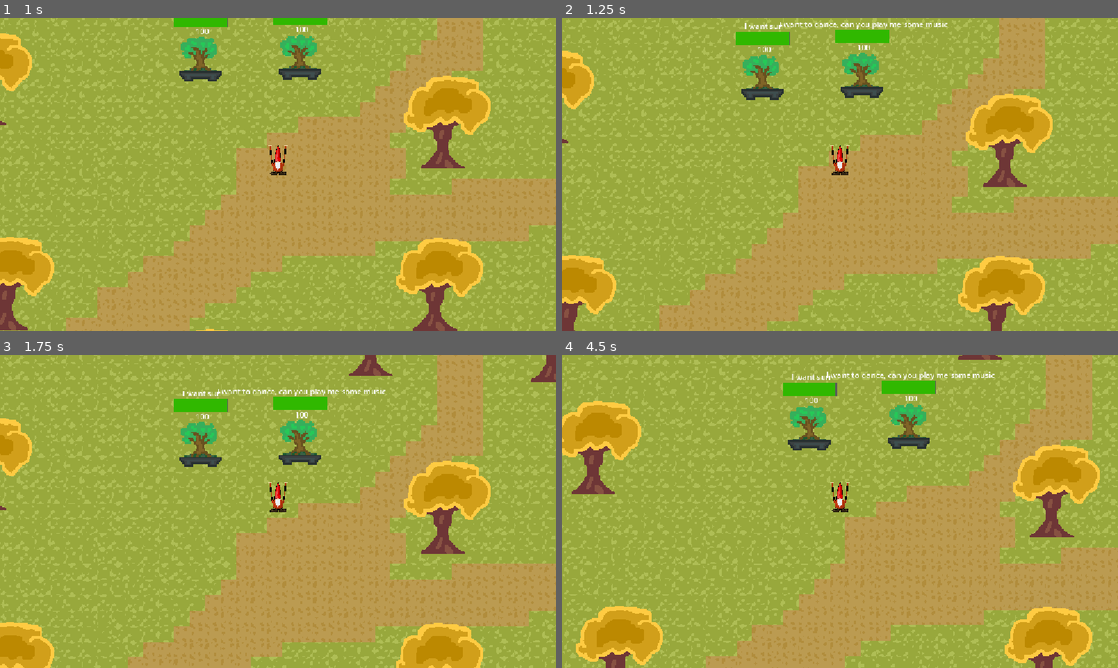
Above: before the commit, frames 1-4 (two rows, left to right).
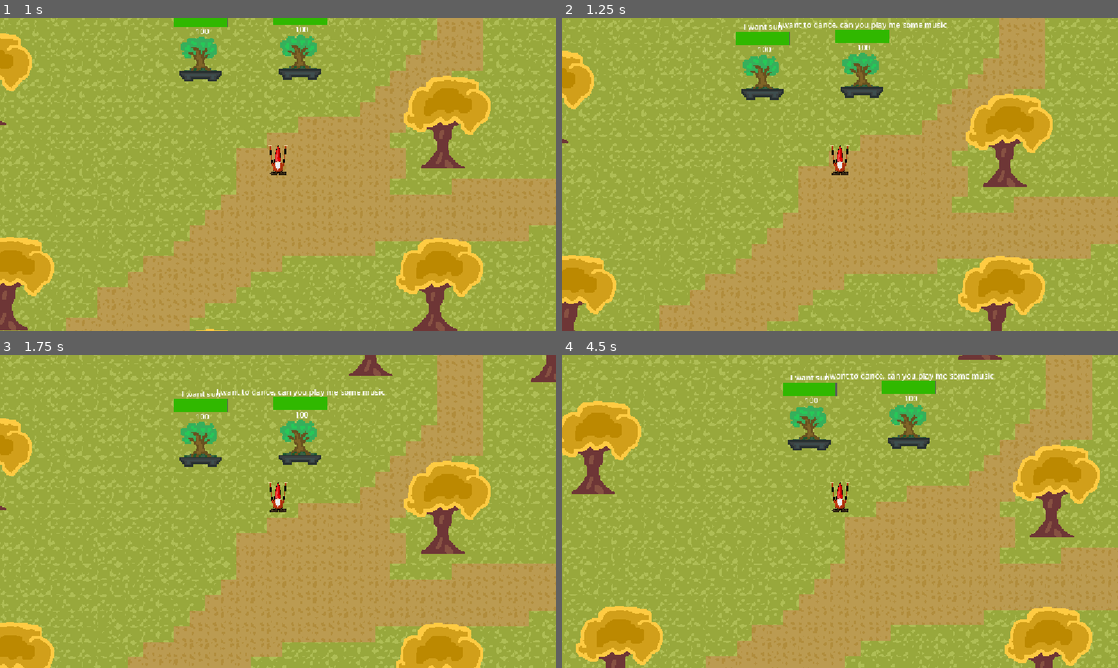
Above: after the commit, the same moments.

Repository: A-Random-Panda/Cataclysmic-Bonsai
Game: Godot game, scene res://scenes/main.tscn
Same seed, same stepped clock (60 frames per second), same inputs: the game is played once before the commit and once after it.
Inputs (mouse positions are in pixels of both pictures, inside the frame that each line leads up to):
- Up to frame 1 (1 s): tap Enter at 0.5 s; move the mouse to (250, 237) at 0.52 s; hold W (up) from 0.53 s (still down); tap Q (drop) at 0.6 s
- Up to frame 2 (1.25 s): keep holding W (up)
- Up to frame 3 (1.75 s): keep holding W (up); move the mouse to (444, 558) at 1.27 s; tap Space (stretch) at 1.35 s
- Up to frame 4 (4.5 s): move the mouse to (673, 464) at 2.02 s; release W (up) at 2.03 s; hold A (left) 2.03-3.53 s; tap Q (drop) at 2.1, 3.6 s; move the mouse to (867, 511) at 2.77 s; tap Space (stretch) at 2.85, 4.35 s; move the mouse to (756, 433) at 3.52 s; hold Down (down) 3.53-4.28 s; move the mouse to (962, 495) at 4.27 s; hold D (right) from 4.28 s (still down)

Frame 1 is identical in both runs. In frame 2, 0.4% of the frame differs, in the area x 32-70%, y 0-4%; in frame 3, 0.5%; in frame 4, 0.5%, in the area x 41-78%, y 5-9%.

Commit message:
can only do curr task

Diff:
--- a/scenes/Bonsai_Pot.tscn
+++ b/scenes/Bonsai_Pot.tscn
@@ -55,10 +55,10 @@
 metadata/_edit_use_anchors_ = true
 
 [node name="Label" type="Label" parent="." unique_id=864602451]
-offset_left = -246.0
-offset_top = -164.0
-offset_right = 249.0
-offset_bottom = -141.0
+offset_left = -248.0
+offset_top = -163.0
+offset_right = 247.0
+offset_bottom = -140.0
 horizontal_alignment = 1
 
 [node name="SizeLabel" type="Label" parent="." unique_id=1084616810]
--- a/scripts/player.gd
+++ b/scripts/player.gd
@@ -13,13 +13,13 @@
 		speed = 150
 
 	elif tile == "water":
-		if not in_game and grabbing:
+		if not in_game and grabbing and held_thing.tasks.curr_task == "Water":
 			var water_minigame = water_scene.instantiate()
 			water_minigame.position = Vector2(-1152/2,-648/2)
 			add_child(water_minigame)
 			in_game = true
 	elif tile == "dance":
-		if not in_game and grabbing:
+		if not in_game and grabbing and held_thing.tasks.curr_task == "Music":
 			var music_minigame = music_scene.instantiate()
 			music_minigame.position = Vector2(-1152/2,-648/2)
 			add_child(music_minigame)
@@ -27,7 +27,7 @@
 	elif tile  == "grass":
 		speed = 75
 	elif tile == "rock":
-		if not in_game and grabbing:
+		if not in_game and grabbing and held_thing.tasks.curr_task == "Sun":
 			var sun_minigame = sun_scene.instantiate()
 			add_child(sun_minigame)
 			in_game = true
